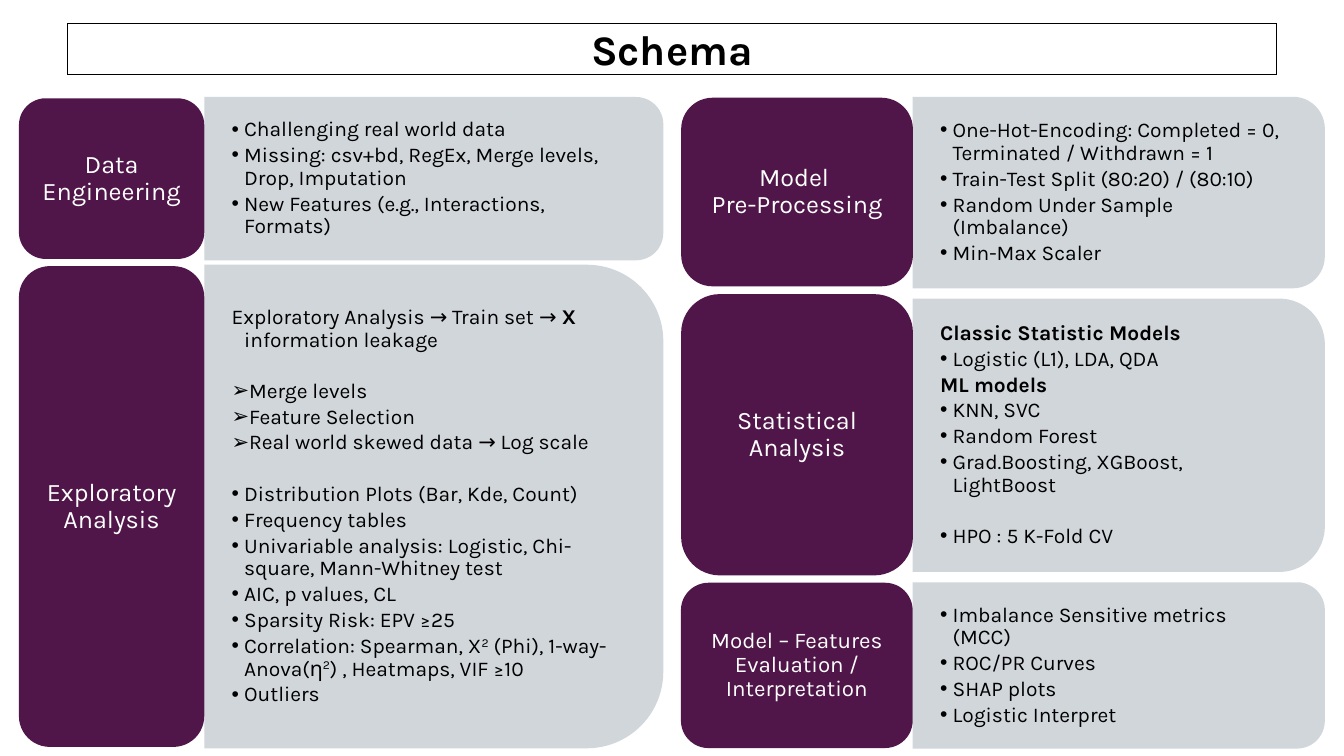
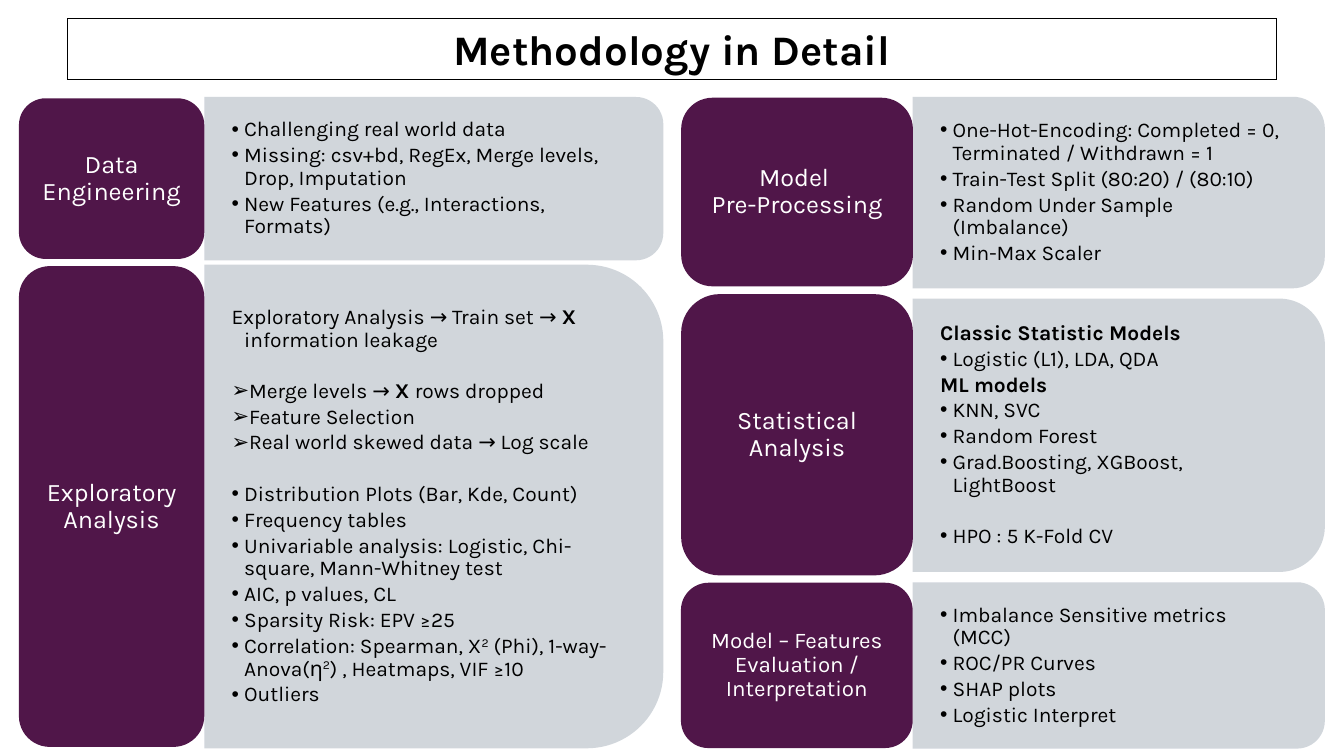
Before and after one commit to AndreouEugenia/Thesis, a slide deck: slide 10 of Thesis_Presentation.pptx (slide 9 before the commit). Drawn at 1344x756 pixels with LibreOffice and Linux fonts; fonts in the diff are those of the drawing; background and template pictures are left out. Boxes give left, top, right and bottom in pixels: in the first picture for what was removed or moved away, otherwise in the second. Text is boxed around its words. In the diff, an @@ line names an element or a change of style, - is before the commit and + after.

```diff
--- a/Thesis_Presentation.pptx
+++ b/Thesis_Presentation.pptx
@@ rectangle "Methodology in Detail": place and size @@
-rectangle "Methodology in Detail" at <box>68,24,1277,75</box>
+rectangle "Methodology in Detail" at <box>68,18,1277,80</box>
@@ text in rectangle at <box>453,35,891,76</box>: text changed @@
-Schema
+Methodology in Detail
@@ text at <box>249,383,544,403</box>: text changed @@
-  ➢ Merge levels
+  ➢ Merge levels → X rows dropped
```
Also in this commit, not shown: 9 other slides changed, 4 slides added, 1 slide removed, 1 other file.
